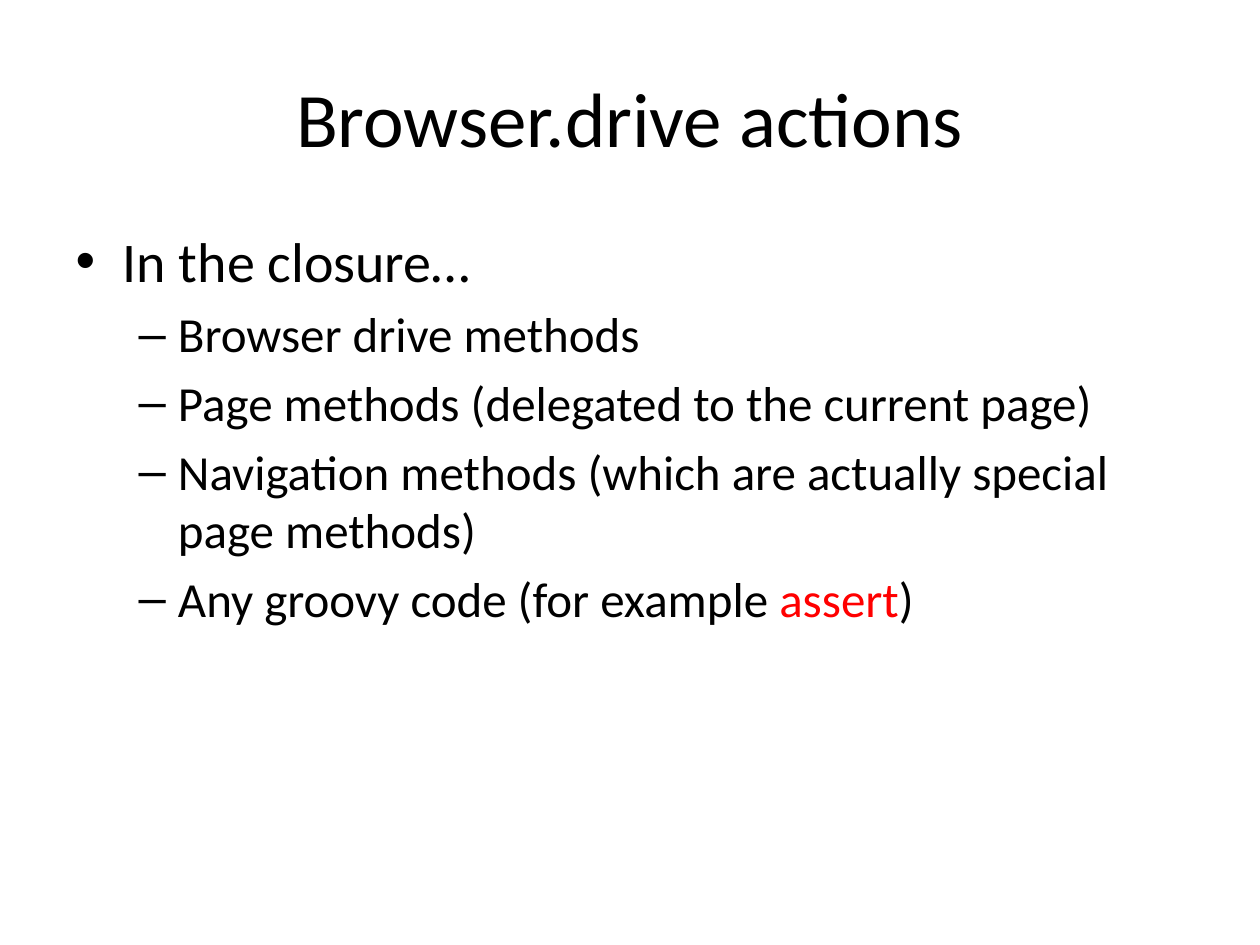
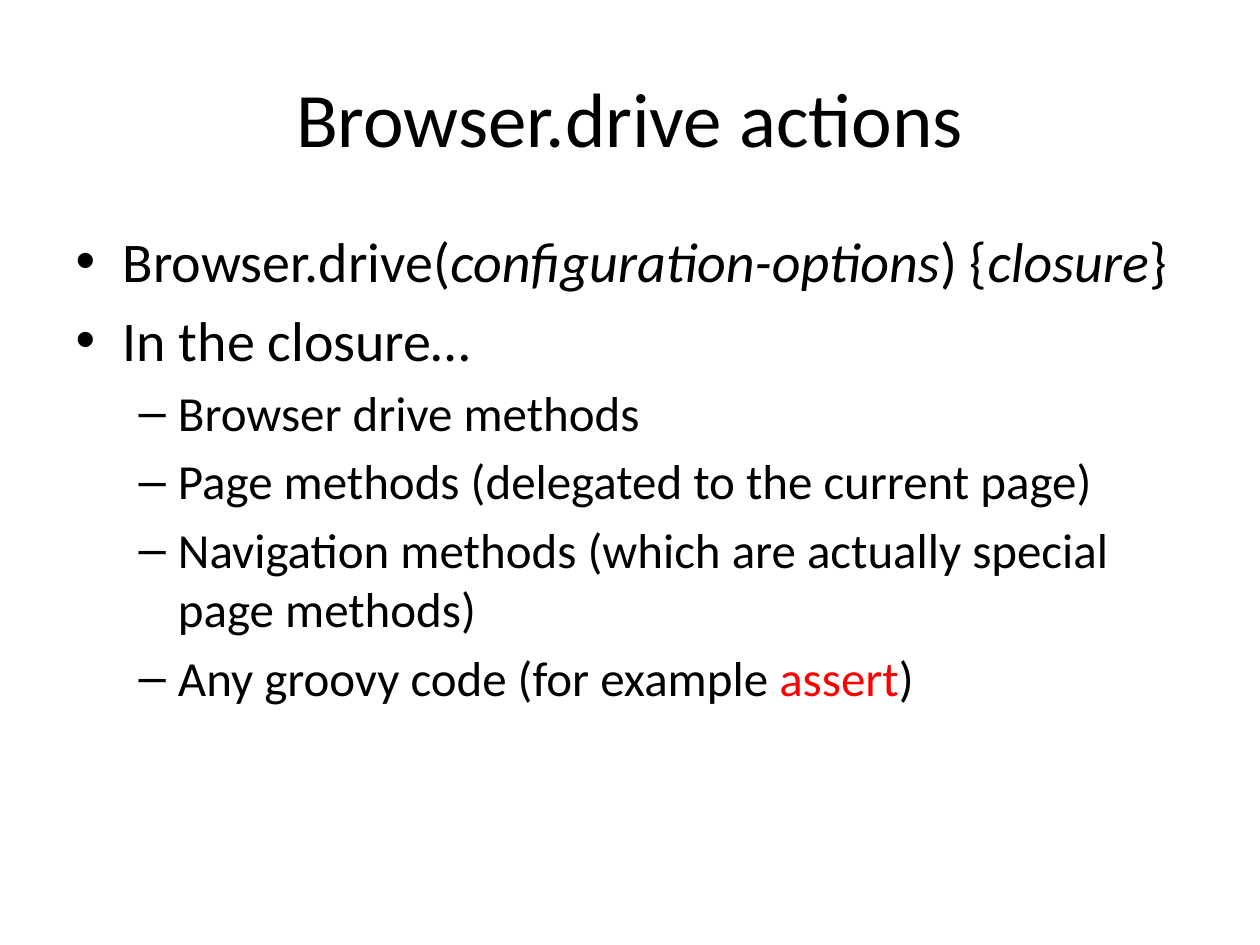
Before and after one commit to RichardAlexanderGreen/example-geb, a slide deck: slide 14 of GebTalk.pptx. Drawn at 1260x945 pixels with LibreOffice and Linux fonts; fonts in the diff are those of the drawing. Boxes give left, top, right and bottom in pixels: in the first picture for what was removed or moved away, otherwise in the second. Text is boxed around its words. In the diff, an @@ line names an element or a change of style, - is before the commit and + after.

```diff
--- a/GebTalk.pptx
+++ b/GebTalk.pptx
@@ text at bbox=[123, 241, 1167, 292]: paragraph added @@
+• Browser.drive(configuration-options) {closure}
```
Also in this commit, not shown: 8 other slides changed.
